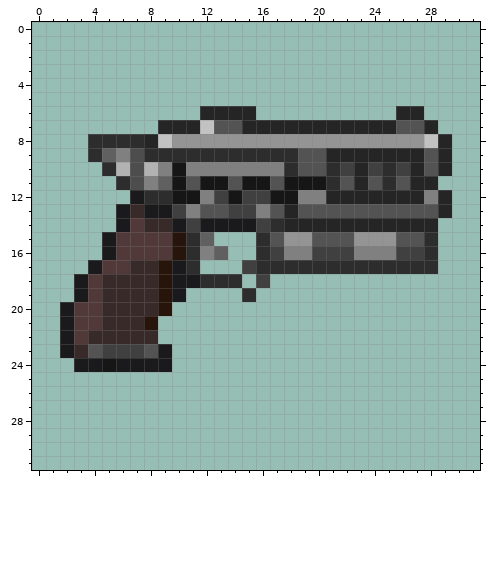
Pixel-art sprite -- Resources/Textures/Nuclear14/Objects/Weapons/Guns/Pistols/12mm.rsi/icon.png. Above, as it was before the edit.
The file is 32x32 pixels. Colours within 5 levels of each other are drawn and written as one.
And afterwards:
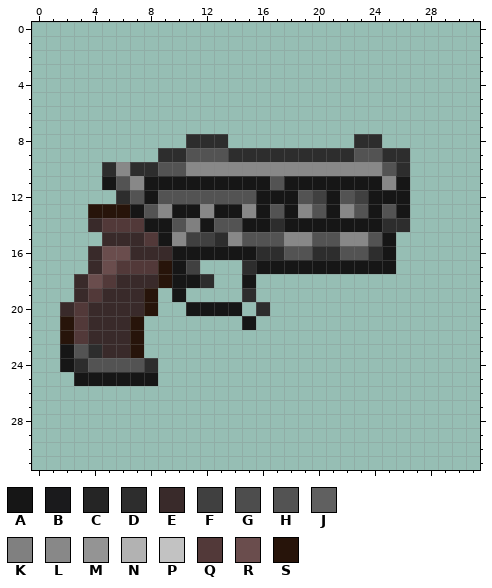
Palette (. is transparent): A #161616  B #1a1a1c  C #252525  D #2d2d2d  E #392a2a  F #404040  G #4d4d4d  H #535353  J #606060  K #808080  L #888888  M #949494  N #b2b2b2  P #c2c2c2  Q #523939  R #6a4d4d  S #27140a
The exact change:
Changed rows in their new state; - is an unchanged pixel.
first column x 2:
 6 ----------....----------..--
 7 -------....................-
 8 --.......DDD.........DD.....
 9 --.....--HHH-----DDDDHHDD...
10 ----LDDHHLLLLLLLLLLLLLLHD...
11 ---AHLAA-A--A------AAAALA..-
12 ----DHAHHHHHHHA--HFAHFAAA...
13 --SSSAHLAALAALA-AL-AL-A-A...
14 --EQQ-AAHKAHHAA-AAAAAAADD..-
15 ---EEE-ALFFDLHH-LL--LLHA...-
16 --ERREEEAAAAAA-DHHDDHHDA...-
17 --ER-QQ-AF---DAAAAAAAAAA...-
18 -ERQ----AA-..A.-------------
19 -E----S.A-------------------
20 E-E---S.-AAAA-D-------------
21 S-E--S.------A--------------
22 S----S.---------------------
23 AHDEES..--------------------
24 ADHHHHD.--------------------
25 -AAAAAA---------------------
Boxes around the changes in both pictures, in picture pixels (x1, y1, x2, y2):
changed: (60, 106, 452, 386)
